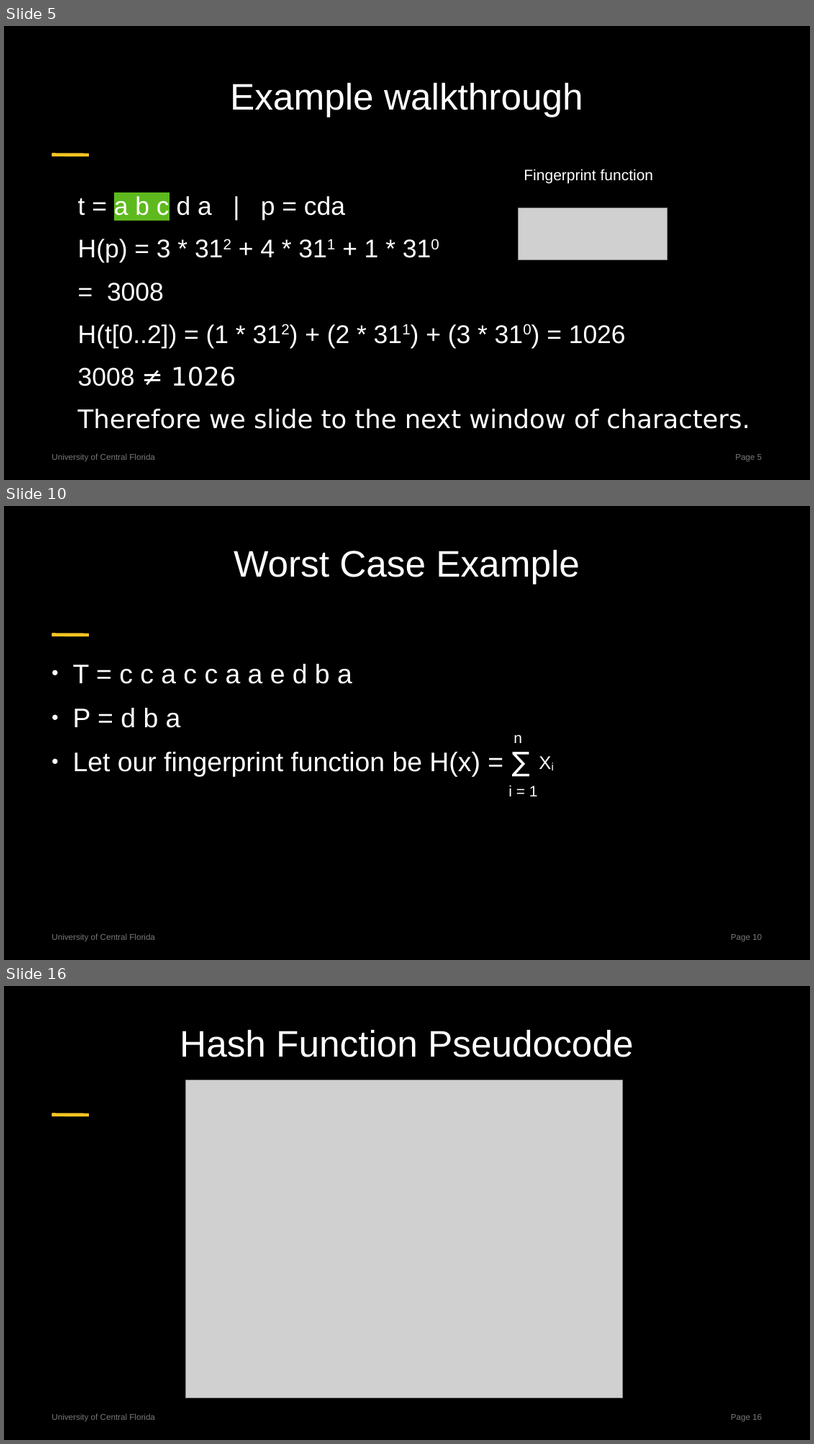
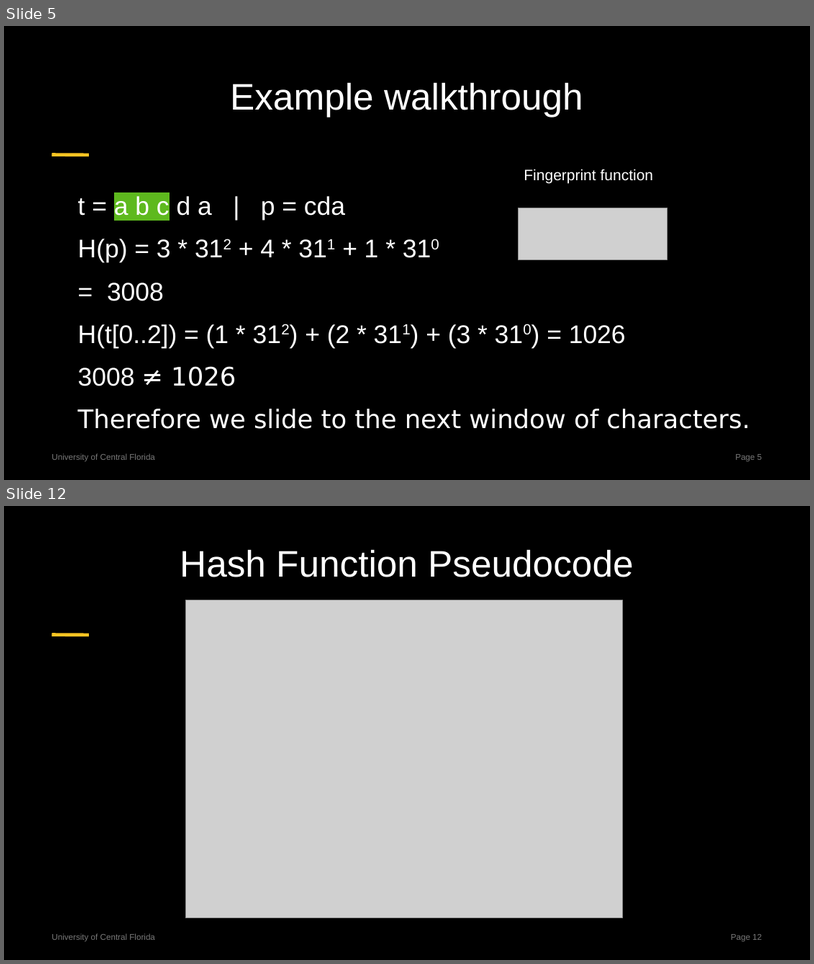
Before and after one commit to centuryhopper/Fall2022CourseContents, a slide deck: CAP6515/paper_presentation_files/rabin-karp-presentation.pptx. Shown one above the other, each under a label of ours: slides 5, 10 and 16 before the commit, slides 5 and 12 after it; the slides between them are not shown. The pictures are 814x1444 and 814x964 pixels, drawn with LibreOffice and Linux fonts; fonts in the diff are those of the drawing; grey boxes stand for pictures. Boxes give left, top, right and bottom in pixels: in the first picture for what was removed or moved away, otherwise in the second. Text is boxed around its words. In the diff, an @@ line names an element or a change of style, - is before the commit and + after.

```diff
--- a/CAP6515/paper_presentation_files/rabin-karp-presentation.pptx
+++ b/CAP6515/paper_presentation_files/rabin-karp-presentation.pptx
@@ slide 10 removed at [4, 506, 810, 960], background #000000; not listed: 3 template elements that a slide beside it also shows @@
@@ title removed at [234, 549, 580, 584] @@
-Worst Case Example
@@ text removed at [73, 664, 481, 777] @@
-● T = c c a c c a a e d b a
-● P = d b a
-● Let our fingerprint function be H(x) = ∑
@@ text removed at [514, 734, 522, 743] @@
-n
@@ text removed at [533, 748, 579, 775] @@
-Xi
@@ text removed at [509, 785, 538, 796] @@
-i = 1
@@ what was slide 16 is now slide 12 @@
@@ page number at [731, 934, 762, 942]: text changed @@
-Page 16
+Page 12
```
Also in this commit, not shown: 9 slides changed, 2 slides added, 5 other slides removed, 2 other files.
